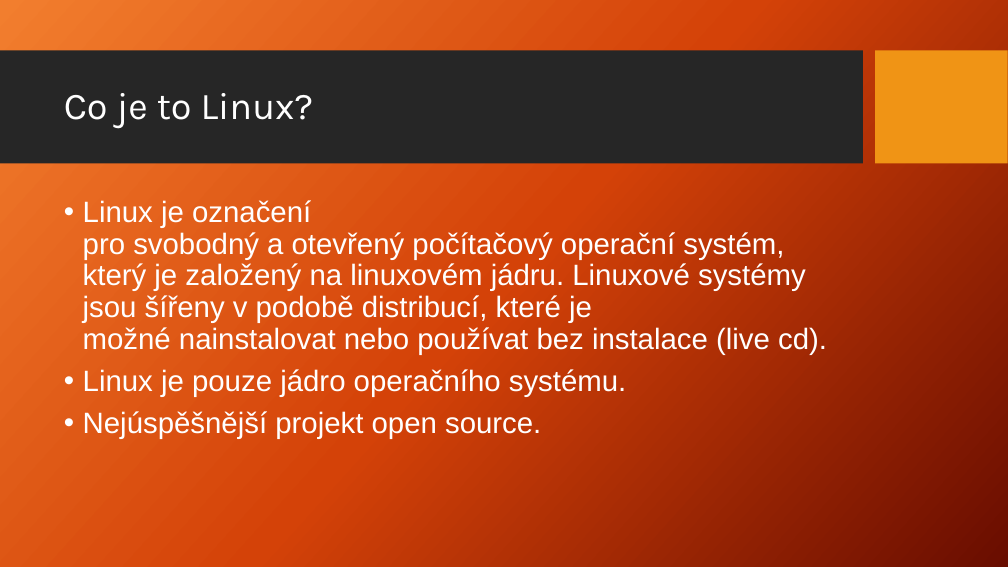
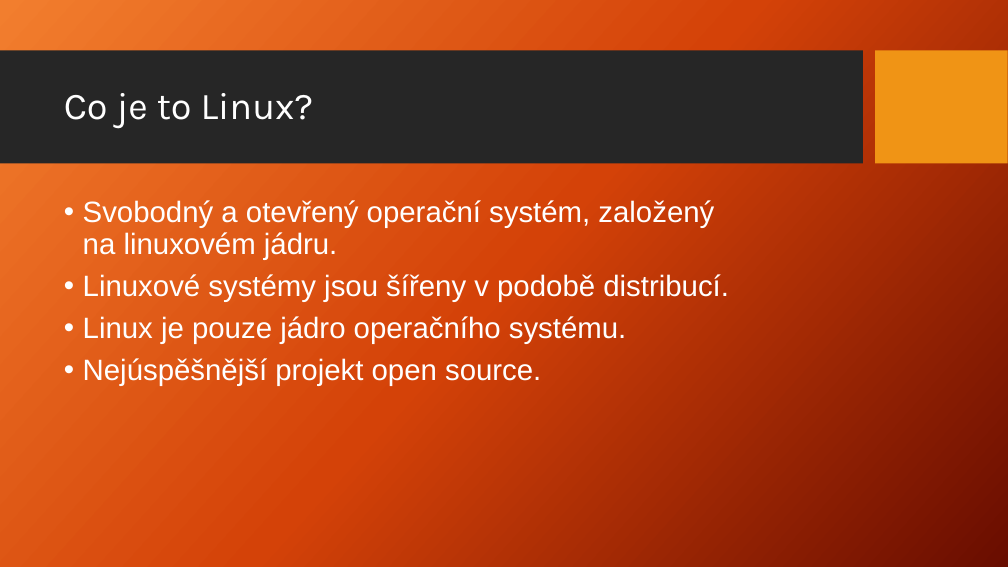
Before and after one commit to Jakub-Benes/Prezentace, a slide deck: slide 2 of Linux.pptx. Drawn at 1008x567 pixels with LibreOffice and Linux fonts; fonts in the diff are those of the drawing; background and template pictures are left out. Boxes give left, top, right and bottom in pixels: in the first picture for what was removed or moved away, otherwise in the second. Text is boxed around its words. In the diff, an @@ line names an element or a change of style, - is before the commit and + after.

```diff
--- a/Linux.pptx
+++ b/Linux.pptx
@@ text at bbox=[83, 200, 729, 302]: text changed @@
-• Linux je označení pro svobodný a otevřený počítačový operační systém, který je založený na linuxovém jádru. Linuxové systémy jsou šířeny v podobě distribucí, které je možné nainstalovat nebo používat bez instalace (live cd).
+• Svobodný a otevřený operační systém, založený na linuxovém jádru.
+• Linuxové systémy jsou šířeny v podobě distribucí.
```
Also in this commit, not shown: 7 other slides changed.
